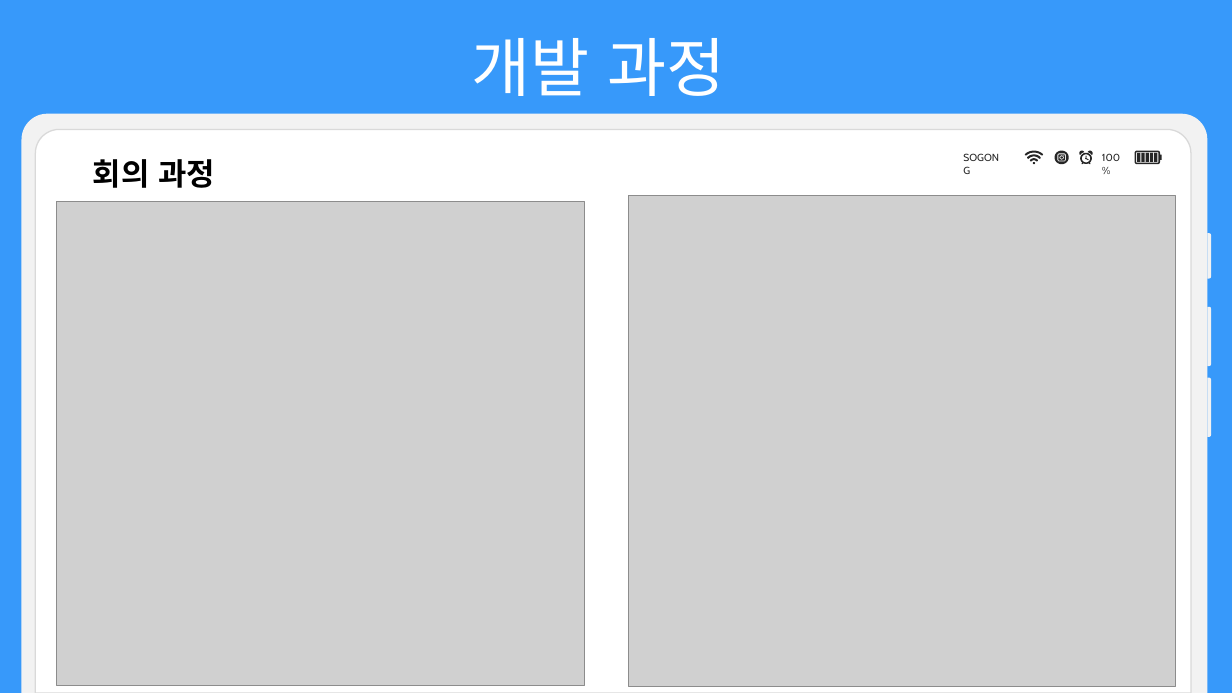
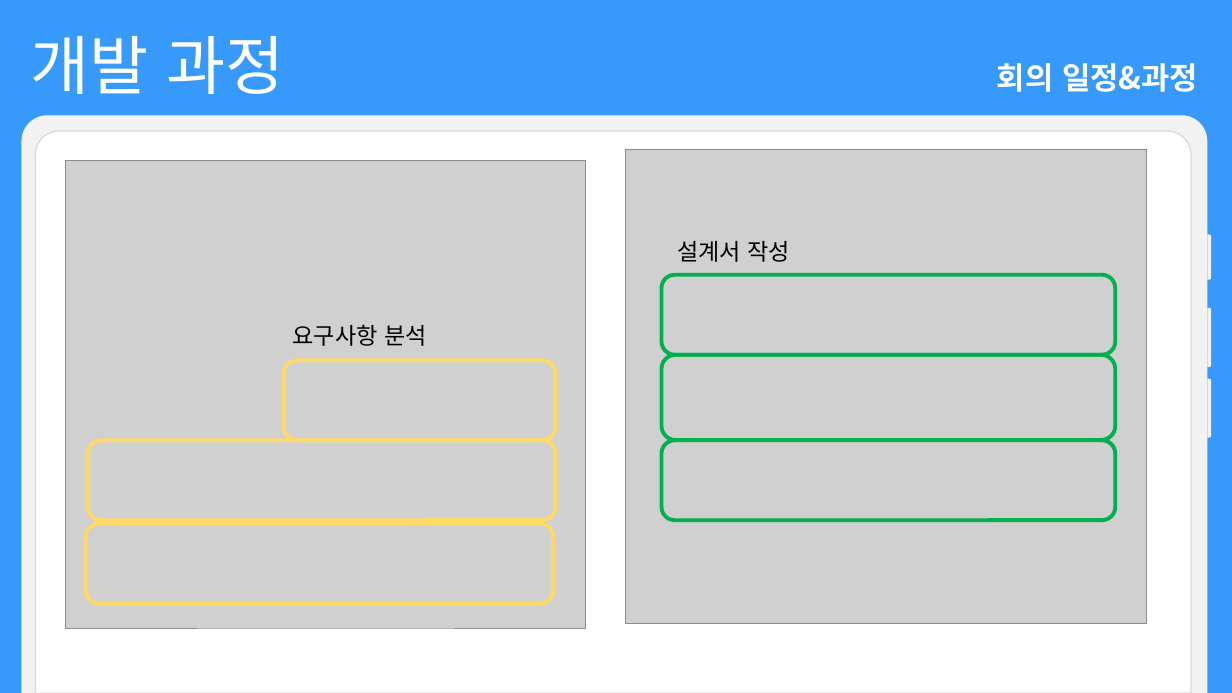
Before and after one commit to choign3123/SE_7, a slide deck: slide 7 of 발표/소프트웨어공학 발표_gn.pptx. Drawn at 1232x693 pixels with LibreOffice and Linux fonts; fonts in the diff are those of the drawing; grey boxes stand for pictures. Boxes give left, top, right and bottom in pixels: in the first picture for what was removed or moved away, otherwise in the second. Text is boxed around its words. In the diff, an @@ line names an element or a change of style, - is before the commit and + after.

```diff
--- a/발표/소프트웨어공학 발표_gn.pptx
+++ b/발표/소프트웨어공학 발표_gn.pptx
@@ text "개발 과정": place and size @@
-text "개발 과정" at [471,38,725,96]
+text "개발 과정" at [31,36,285,94]
@@ text "개발 과정" at [31,36,285,94]: alignment centre to left @@
@@ text at [997,63,1198,92]: text changed; text colour #000000 to #FFFFFF @@
-회의 과정
+회의 일정&과정
@@ group removed at [955,147,1162,169]: 9 freeform shapes, 2 texts @@
-100%
-SOGONG
@@ picture: place and size @@
-picture at [56,201,584,686]
+picture at [66,161,586,628]
@@ picture: place and size @@
-picture at [629,195,1176,687]
+picture at [626,150,1147,624]
@@ text added at [677,241,790,262], 18 pt, text #000000 @@
+설계서 작성
@@ rounded rectangle added at [662,274,1116,355], outline #00B050 3 pt @@
@@ text added at [293,324,427,346], 18 pt, text #000000 @@
+요구사항 분석
@@ rounded rectangle added at [662,355,1116,440], outline #00B050 3 pt @@
@@ rounded rectangle added at [284,360,555,441], outline #FFD966 3 pt @@
@@ rounded rectangle added at [88,440,555,520], outline #FFD966 3 pt @@
@@ rounded rectangle added at [662,440,1116,520], outline #00B050 3 pt @@
@@ rounded rectangle added at [86,524,554,604], outline #FFD966 3 pt @@
```
Also in this commit, not shown: 37 other slides changed, 20 slides added, 5 slides removed.
